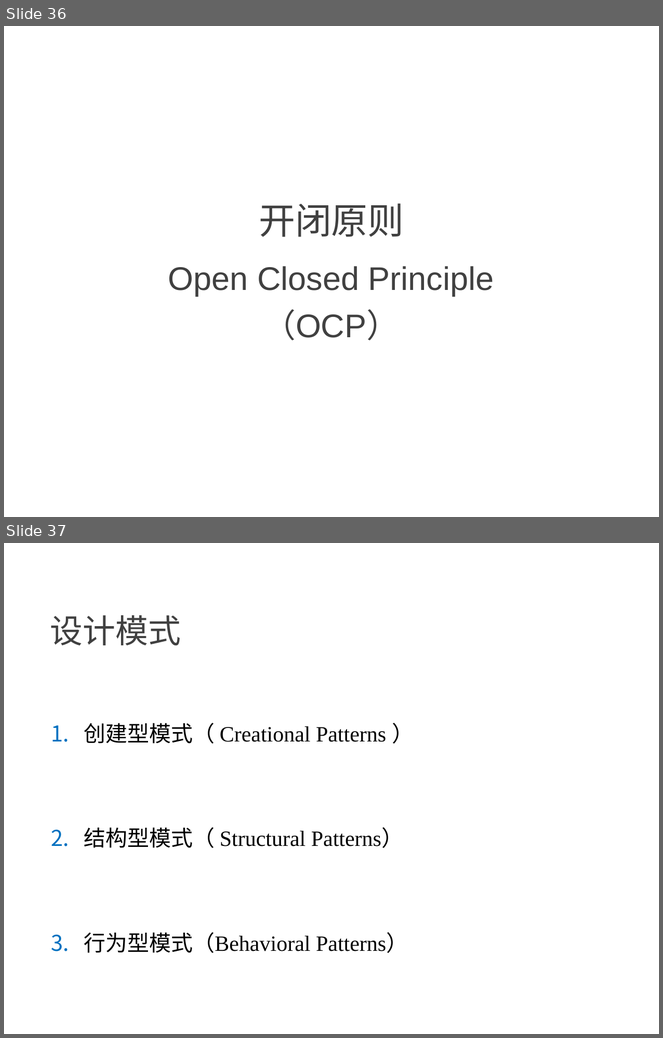
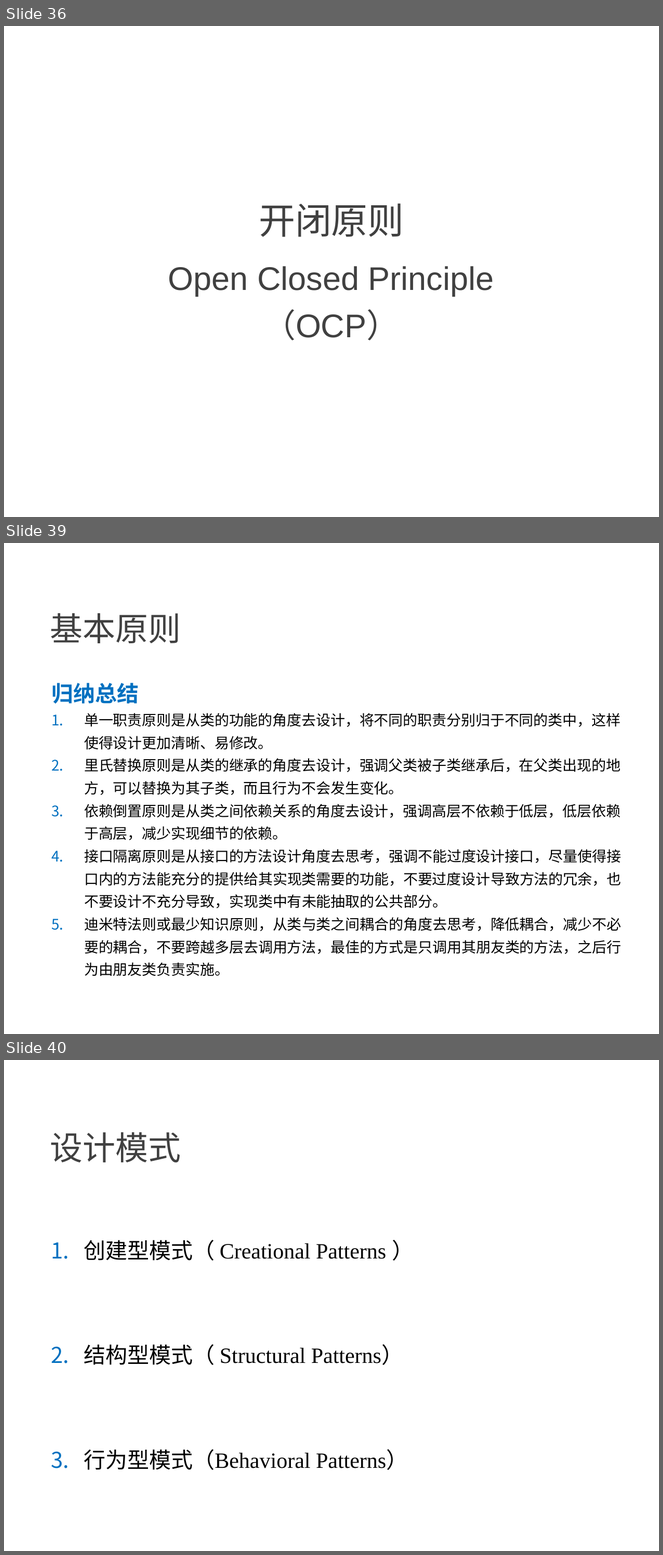
Before and after one commit to NewGr8Player/My-PPT, a slide deck: Design pattern/23种设计模式详解.pptx. Shown one above the other, each under a label of ours: slides 36 and 37 before the commit, slides 36, 39 and 40 after it; the slides between them are not shown. The pictures are 663x1038 and 663x1555 pixels, drawn with LibreOffice and Linux fonts; fonts in the diff are those of the drawing. Boxes give left, top, right and bottom in pixels: in the first picture for what was removed or moved away, otherwise in the second. Text is boxed around its words. In the diff, an @@ line names an element or a change of style, - is before the commit and + after.

Commit message:
Add 开闭原则

```diff
--- a/Design pattern/23种设计模式详解.pptx
+++ b/Design pattern/23种设计模式详解.pptx
@@ slide 39 added at (4,543,659,1034), background #FFFFFF @@
@@ text added at (50,613,181,643), 36 pt, text #404040 @@
+基本原则
@@ text added at (51,683,621,977), 16 pt, text #000000 @@
+归纳总结
+1. 单一职责原则是从类的功能的角度去设计，将不同的职责分别归于不同的类中，这样使得设计更加清晰、易修改。
+2. 里氏替换原则是从类的继承的角度去设计，强调父类被子类继承后，在父类出现的地方，可以替换为其子类，而且行为不会发生变化。
+3. 依赖倒置原则是从类之间依赖关系的角度去设计，强调高层不依赖于低层，低层依赖于高层，减少实现细节的依赖。
+4. 接口隔离原则是从接口的方法设计角度去思考，强调不能过度设计接口，尽量使得接口内的方法能充分的提供给其实现类需要的功能，不要过度设计导致方法的冗余，也不要设计不充分导致，实现类中有未能抽取的公共部分。
+5. 迪米特法则或最少知识原则，从类与类之间耦合的角度去思考，降低耦合，减少不必要的耦合，不要跨越多层去调用方法，最佳的方式是只调用其朋友类的方法，之后行为由朋友类负责实施。
@@ what was slide 37 is now slide 40 @@
```
Also in this commit, not shown: 5 slides changed, 2 other slides added.
